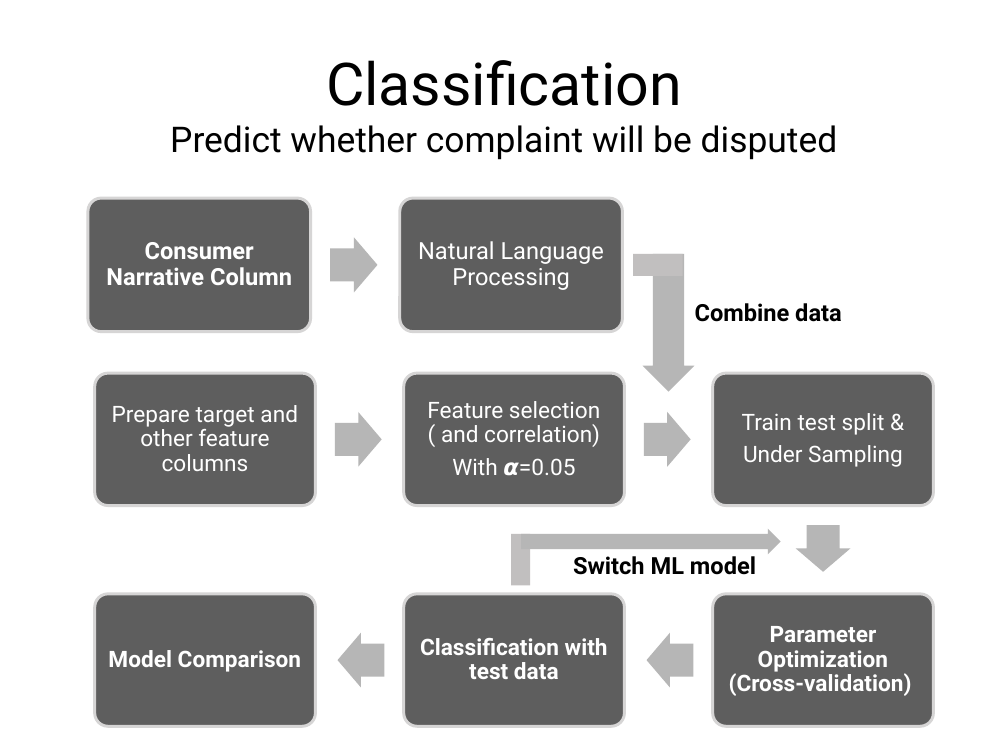
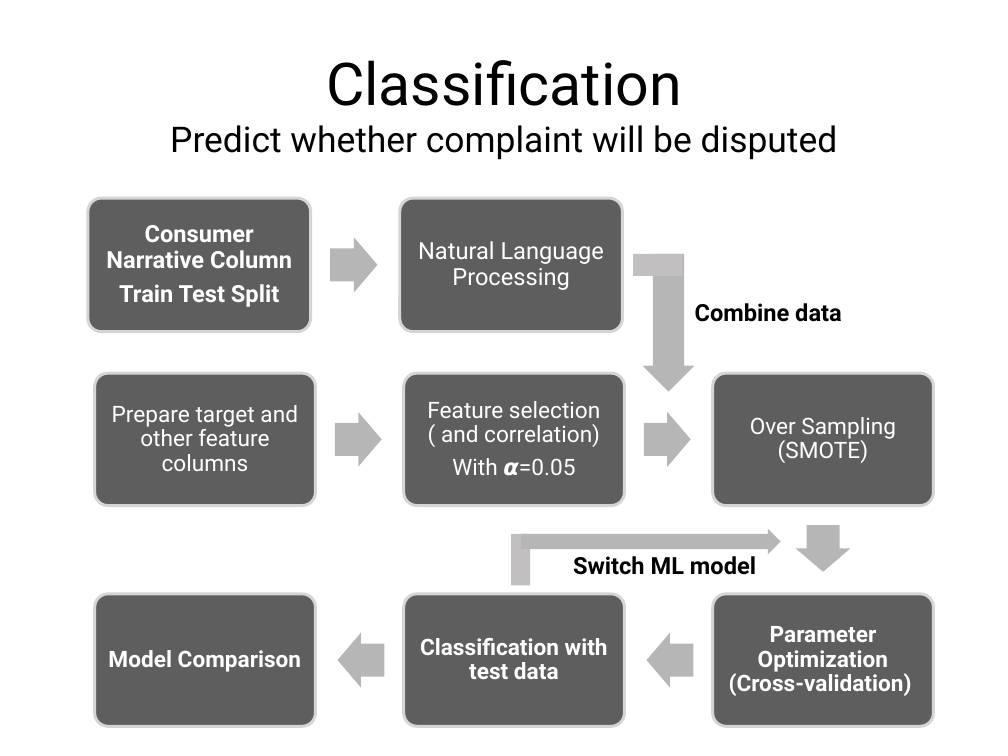
Before and after one commit to shuojiashi/capstone_project_2a, a slide deck: slide 14 of consumer_complaints_project_slides.pptx. Drawn at 1008x756 pixels with LibreOffice and Linux fonts; fonts in the diff are those of the drawing. Boxes give left, top, right and bottom in pixels: in the first picture for what was removed or moved away, otherwise in the second. Text is boxed around its words. In the diff, an @@ line names an element or a change of style, - is before the commit and + after.

```diff
--- a/consumer_complaints_project_slides.pptx
+++ b/consumer_complaints_project_slides.pptx
@@ text at box(119, 284, 279, 307): paragraph added @@
+Train Test Split
@@ text at box(750, 417, 896, 463): text changed @@
-Train test split &
-Under Sampling
+Over Sampling (SMOTE)
```
Also in this commit, not shown: 1 other slide changed, 10 other files.
